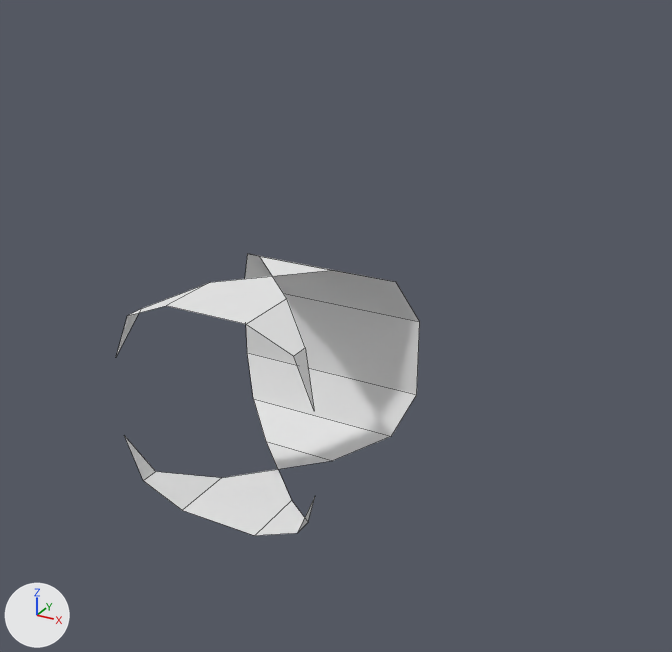
A saved change to the Blender file Assets/Models/connector_t.blend.
Both versions are drawn from a 50 mm lens placed at (2.11, -3.26, 1.96), pointed at (0.4, -0.14, 0.4). Every picture has the same lights, and +X, +Y and +Z are marked at lower left. Mesh edges are drawn as thin lines. The same objects are shown in both versions, whatever each file hides.

The older version as bpy lines, for what is in view:
```python
mat_reactor = principled_material('Reactor')
mat_reactor.base_color = (0.113, 0.8, 0.119)  # green #5ee761
mat_reactor.emission_color = (0.0137, 0.128, 0.0173)  # dark green #1f6424
mat_reactor.emission_strength = 1.0
me_cube_002 = bpy.data.meshes.new('Cube.002')
me_cube_002.from_pydata(...)  # 22 vertices, 10 faces; spans x -1.0..1.0, y -1.0..0.0, z 0.0..2.0
me_cube_002.materials.append(mat_spacematerial)  # white #e7e7e7
me_cube_004 = bpy.data.meshes.new('Cube.004')
me_cube_004.from_pydata(...)  # 14 vertices, 7 faces; spans x -1.0..0.0, y -1.0..1.0, z 0.0..2.0
me_cube_004.materials.append(mat_spacematerial)  # white #e7e7e7
ob_airlockwall = bpy.data.objects.new('AirlockWall', me_cube_002)
ob_airlockwall.location = (0.0, 0.0, -0.5)
ob_airlockwall.scale = (0.5, 0.5, 0.5)
ob_emptywall = bpy.data.objects.new('EmptyWall', me_cube_004)
ob_emptywall.location = (0.0, 0.0, -0.5)
ob_emptywall.rotation_euler = (0.0, 0.0, -1.571)  # degrees (0, 0, -90)
ob_emptywall.scale = (0.5, 0.5, 0.5)
```
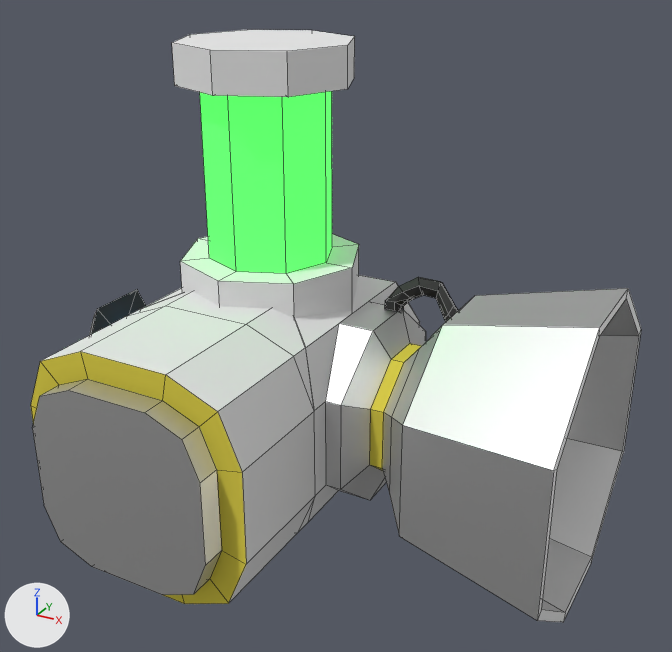
Changed parts and their boxes [x1, y1, x2, y2] in the pictures (672 x 652 px):
'EngineWall', added: after [295, 275, 641, 622]
    faces in mat_aluminium (light grey #e3e3e3): [326, 288, 641, 622]
    faces in mat_spacematerial (white #e7e7e7): [295, 275, 420, 522]
    faces in mat_spacewool (yellow #e7d84f): [370, 343, 421, 471]
    faces in mat_rubber (black #424242): [385, 277, 458, 322]
'AirlockWall', reshaped (43% wider, 20% taller): before [116, 276, 315, 536]; after [31, 292, 315, 604]
'Cylinder', added: after [172, 30, 359, 428]
    faces in mat_reactor (green #4fff5a): [200, 91, 332, 274]
    faces in mat_spacematerial (white #e7e7e7): [172, 30, 359, 428]
'EnergyShieldWall', added (black): after [89, 288, 182, 336]
    faces in mat_rubber (black #424242): [92, 289, 146, 334]
part 1 of me_cube_002, added: after [31, 306, 315, 604]
'EmptyWall', unchanged, covered by the edit: before [245, 254, 420, 469]

The change, as a list of edits to the scene's bpy script:
```text
Change mat_reactor:
    mat_reactor.base_color: (0.113, 0.8, 0.119) -> (0.0775, 1.0, 0.103)  # green #5ee761 -> green #4fff5a
    mat_reactor.emission_color: (0.0137, 0.128, 0.0173) -> (0.0774, 1.0, 0.103)  # dark green #1f6424 -> green #4fff5a
Add mat_spacewool:
    mat_spacewool = principled_material('SpaceWool')
    mat_spacewool.base_color = (0.8, 0.687, 0.0779)  # yellow #e7d84f
    mat_spacewool.specular_ior_level = 0.0
Add mat_rubber:
    mat_rubber = principled_material('Rubber')
    mat_rubber.base_color = (0.055, 0.055, 0.055)  # black #424242
    mat_rubber.roughness = 1.0
    mat_rubber.specular_ior_level = 0.0
Add mat_electric:
    mat_electric = principled_material('Electric')
    mat_electric.base_color = (0.0657, 0.325, 0.8)  # blue #489ae7
    mat_electric.emission_color = (0.0775, 0.57, 1.0)  # blue #4fc7ff
    mat_electric.emission_strength = 1.0
Change me_cube_002:
    used by ob_airlockwall; location = (0.0, 0.0, -0.5); scale = (0.5, 0.5, 0.5)
    remove me_cube_002.from_pydata(...)  # 22 vertices, 10 faces; spans x -1.0..1.0, y -1.0..0.0, z 0.0..2.0
    add me_cube_002.from_pydata(...)  # 58 vertices, 47 faces; spans x -1.0..1.0, y -2.2..0.0, z 0.0..2.0
    me_cube_002 part 1
    12 vertices are added at x -0.78..0.78, y -2.2, z 0.22..1.78
    12 new vertices lie (0.0, -1.0, 0.0) away from vertices in x -1.0..1.0, y -1.0, z 0.0..2.0
    12 new vertices lie (0.0, 0.2, 0.0) away from vertices in x -0.78..0.78, y -2.2, z 0.22..1.78
    13 new faces join them, mat_aluminium (light grey #e3e3e3)
    12 new faces join them, mat_spacematerial (white #e7e7e7)
    12 new faces join them, mat_spacewool (yellow #e7d84f)
    add me_cube_002.materials.append(mat_aluminium)  # light grey #e3e3e3
    add me_cube_002.materials.append(mat_spacewool)  # yellow #e7d84f
Add me_cube_013:
    me_cube_013.from_pydata(...)  # 102 vertices, 81 faces; spans x -2.07..0.0, y -1.0..1.0, z 0.0..2.0
    # faces by material slot: [20, 16, 28, 17]
    me_cube_013.materials.append(mat_spacematerial)  # white #e7e7e7
    me_cube_013.materials.append(mat_aluminium)  # light grey #e3e3e3
    me_cube_013.materials.append(mat_rubber)  # black #424242
    me_cube_013.materials.append(mat_electric)  # blue #489ae7
Add me_cube_011:
    me_cube_011.from_pydata(...)  # 173 vertices, 160 faces; spans x -2.97..0.0, y -1.3..1.3, z -0.3..2.3
    # faces by material slot: [10, 80, 8, 62]
    me_cube_011.materials.append(mat_spacematerial)  # white #e7e7e7
    me_cube_011.materials.append(mat_aluminium)  # light grey #e3e3e3
    me_cube_011.materials.append(mat_spacewool)  # yellow #e7d84f
    me_cube_011.materials.append(mat_rubber)  # black #424242
Add me_cylinder:
    me_cylinder.from_pydata(...)  # 48 vertices, 42 faces; spans x -0.4..0.4, y -0.4..0.4, z 0.11..2.01
    # faces by material slot: [34, 8]
    me_cylinder.materials.append(mat_spacematerial)  # white #e7e7e7
    me_cylinder.materials.append(mat_reactor)  # green #4fff5a
Add ob_energyshieldwall:
    ob_energyshieldwall = bpy.data.objects.new('EnergyShieldWall', me_cube_013)
    ob_energyshieldwall.location = (0.0, 0.0, -0.5)
    ob_energyshieldwall.scale = (0.5, 0.5, 0.5)
Add ob_enginewall:
    ob_enginewall = bpy.data.objects.new('EngineWall', me_cube_011)
    ob_enginewall.location = (0.0, 0.0, -0.5)
    ob_enginewall.rotation_euler = (0.0, 0.0, -3.142)  # degrees (0, 0, -180)
    ob_enginewall.scale = (0.5, 0.5, 0.5)
Add ob_cylinder:
    ob_cylinder = bpy.data.objects.new('Cylinder', me_cylinder)
    ob_cylinder.location = (0.0, 0.0, -0.5)
```
